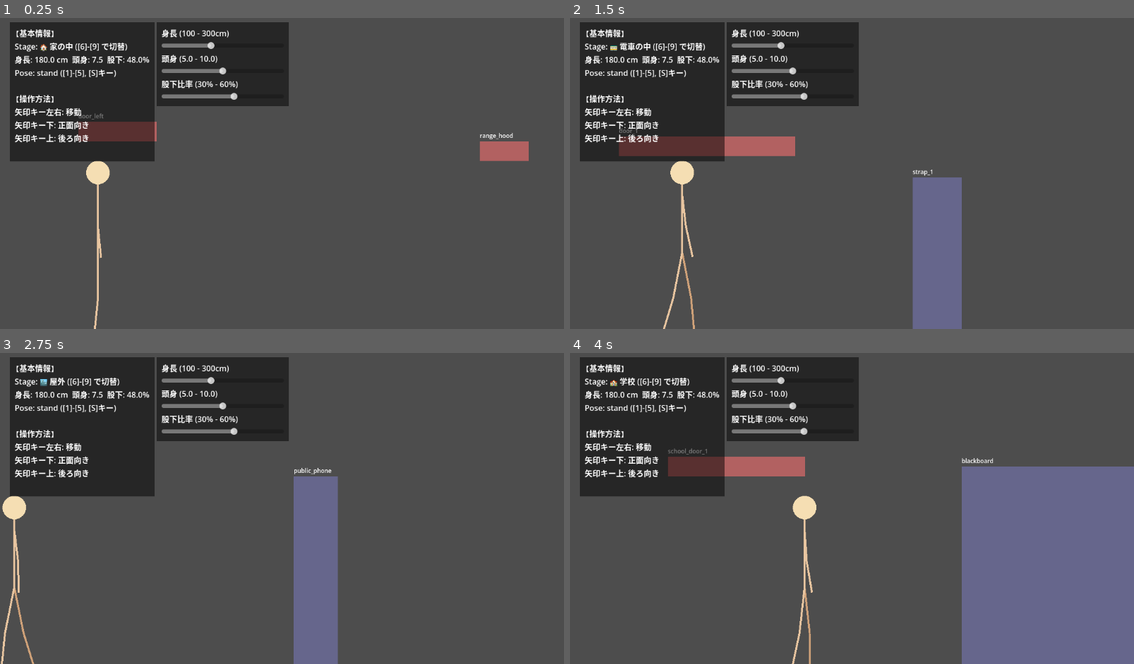
Above: before the commit, frames 1-4 (two rows, left to right).
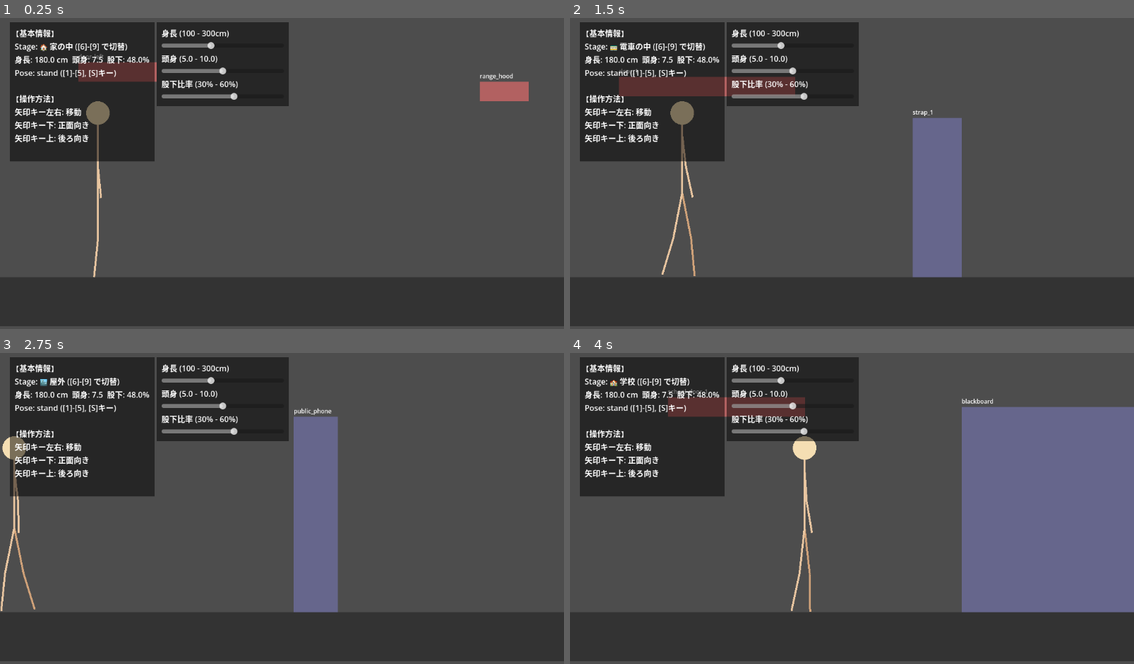
Above: after the commit, the same moments.

Repository: tinky44/TLS_3D
Game: Godot game, scene res://Main.tscn
Same seed, same stepped clock (60 frames per second), same inputs: the game is played once before the commit and once after it.
Inputs:
- Up to frame 1 (0.25 s): no input
- Up to frame 2 (1.5 s): tap Enter (ui_accept) at 0.5, 0.77 s; hold 6 0.53-1.28 s; hold Right (ui_right) from 0.53 s (still down); tap 7 at 1.35 s
- Up to frame 3 (2.75 s): tap Enter (ui_accept) at 1.52 s; release Right (ui_right) at 2.03 s; hold Left (ui_left) from 2.03 s (still down); hold 8 from 2.03 s (still down)
- Up to frame 4 (4 s): release Left (ui_left) at 2.78 s; release 8 at 2.78 s; hold Right (ui_right) from 2.78 s (still down); tap 9 at 2.85 s; tap Enter (ui_accept) at 3.02, 3.77 s; hold 1 from 3.53 s (still down)

The runs differ from the first frame. In frame 1, 19% of the frame differs, in the area x 0-100%, y 11-100%; in frame 2, 22%; in frame 3, 18%; in frame 4, 26%.

Commit message:
fix: カメラの中心線を下げて足元が映るように修正
- Camera2Dのオフセットを身長の60%から40%付近(腰まわり)に下げた
- limit_bottomの制限を200から250に緩和し、床とその直下が少しだけ見えるようにした

Co-Authored-By: gemini <218195315+gemini-cli@users.noreply.github.com>

Diff:
--- a/godot-project/scripts/MainScene.gd
+++ b/godot-project/scripts/MainScene.gd
@@ -185,8 +185,7 @@
         if cam:
             var m = player.get("m")
             if m and m.has("height"):
-                # キャラクターの身長の60%くらいをオフセットにして、胸〜顔あたりを中心にする
-                cam.offset = Vector2(0, -m["height"] * p * 0.6)
-            # 地面は y=50 あたりのため、画面下部にそこまで余白が必要ない
-            # (limit_bottom を小さくすることで見えすぎを防ぐ)
-            cam.limit_bottom = 200
+                # キャラクターの身長の40〜50%あたり（腰〜胸付近）を中心にする
+                cam.offset = Vector2(0, -m["height"] * p * 0.4)
+            # 地面は y=50 のため、足元＋少しの余白だけ映るように余裕を持たせる
+            cam.limit_bottom = 250
